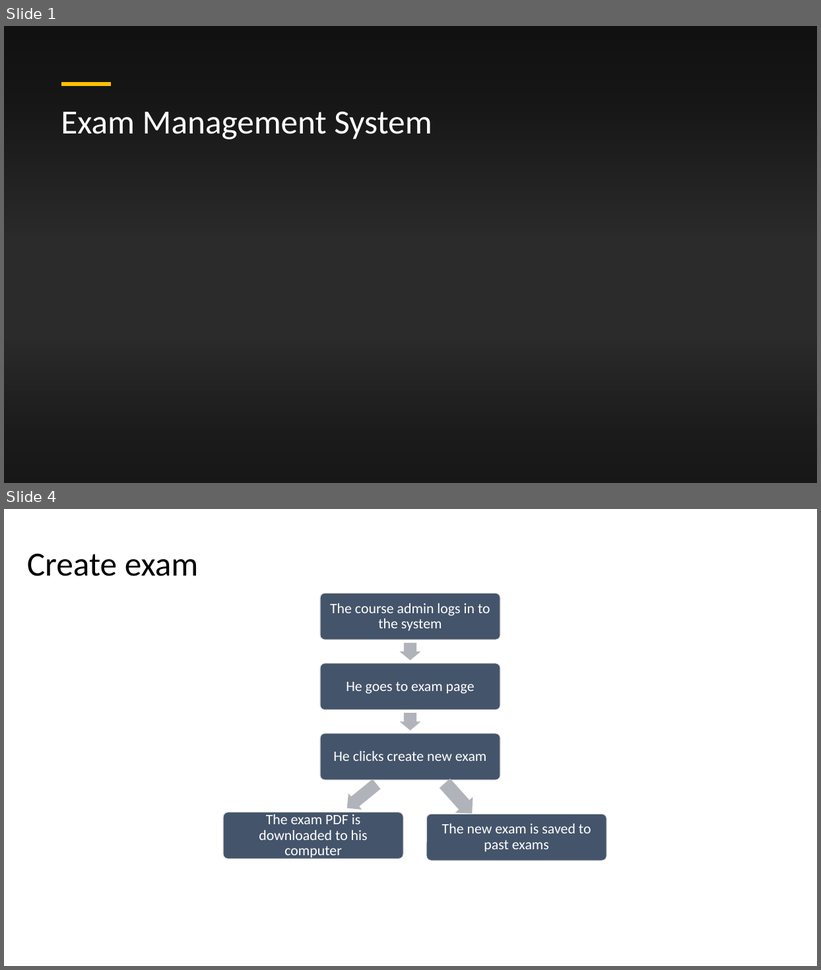
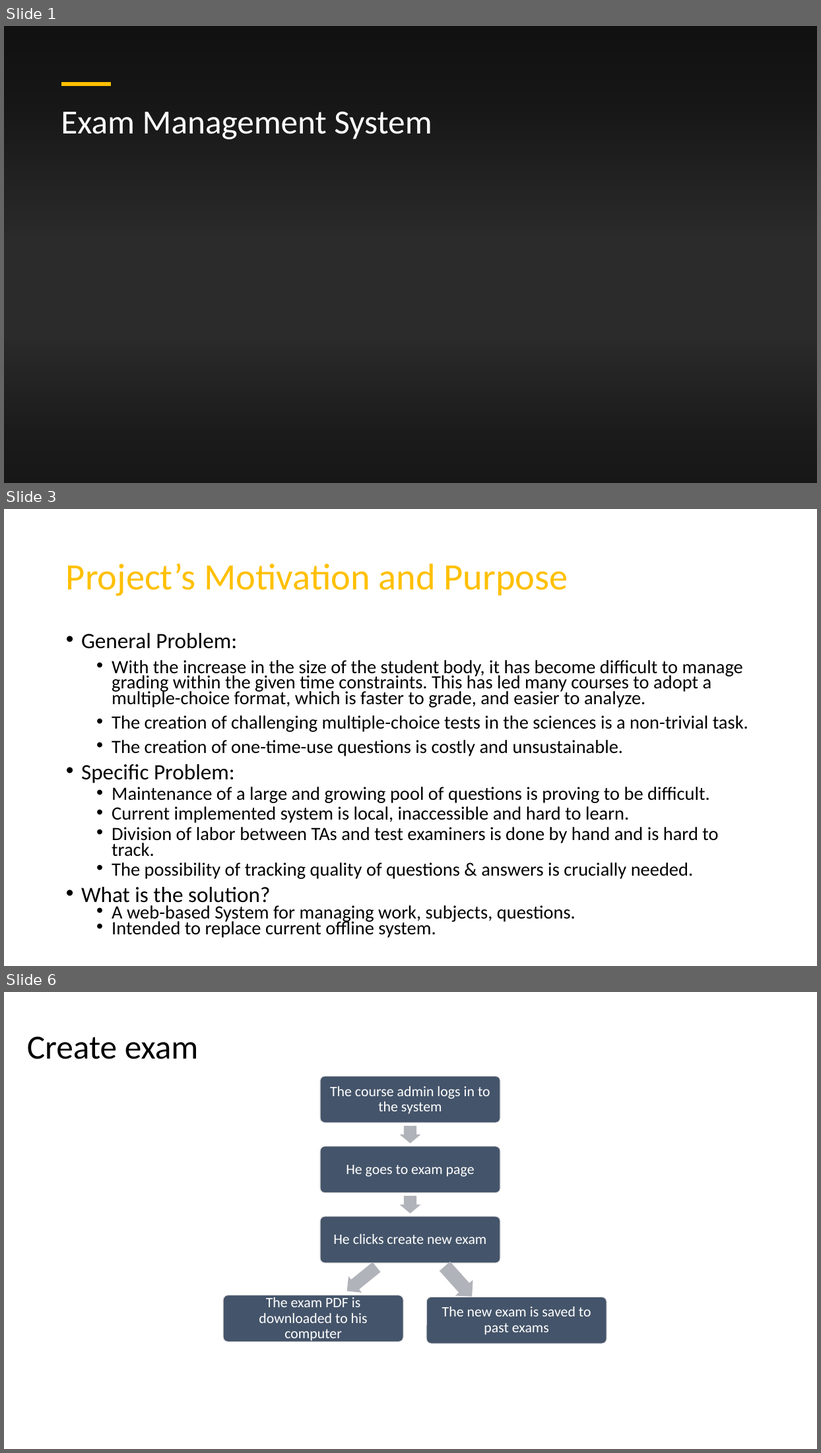
Before and after one commit to RoiTief/Exam-Management-System, a slide deck: docs/Proof of concept presentation.pptx. Shown one above the other, each under a label of ours: slides 1 and 4 before the commit, slides 1, 3 and 6 after it; the slides between them are not shown. The pictures are 821x970 and 821x1453 pixels, drawn with LibreOffice and Linux fonts; fonts in the diff are those of the drawing; background and template pictures are left out; a plain dark background stands for a picture behind light text. Boxes give left, top, right and bottom in pixels: in the first picture for what was removed or moved away, otherwise in the second. Text is boxed around its words. In the diff, an @@ line names an element or a change of style, - is before the commit and + after.

```diff
--- a/docs/Proof of concept presentation.pptx
+++ b/docs/Proof of concept presentation.pptx
@@ slide 3 added at (4,509,817,966), background #FFFFFF @@
@@ title added at (66,563,568,596), 44 pt, text #FFC000 @@
+Project’s Motivation and Purpose
@@ text added at (81,633,748,938), 22.2 pt, text #000000 @@
+• General Problem:
+  • With the increase in the size of the student body, it has become difficult to manage grading within the given time constraints. This has led many courses to adopt a multiple-choice format, which is faster to grade, and easier to analyze.
+  • The creation of challenging multiple-choice tests in the sciences is a non-trivial task.
+  • The creation of one-time-use questions is costly and unsustainable.
+• Specific Problem:
+  • Maintenance of a large and growing pool of questions is proving to be difficult.
+  • Current implemented system is local, inaccessible and hard to learn.
+  • Division of labor between TAs and test examiners is done by hand and is hard to track.
+  • The possibility of tracking quality of questions & answers is crucially needed.
+• What is the solution?
+  • A web-based System for managing work, subjects, questions.
+  • Intended to replace current offline system.
@@ what was slide 4 is now slide 6 @@
```
Also in this commit, not shown: 4 slides changed, 1 other slide added.
